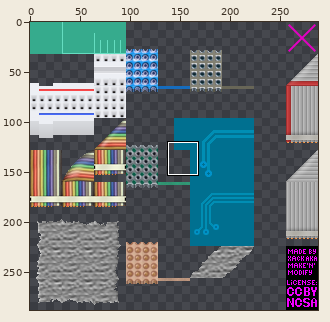
Edited in one commit: sprite sheet (src/tiles/floor_gaffa.png). Above: a wide view before the commit, with the close-up outlined.
Close-up. First the earlier version:
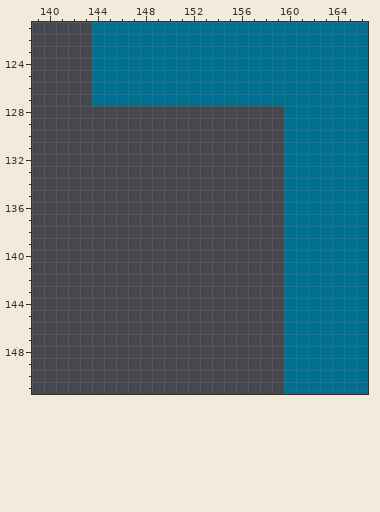
The file is 288x288 pixels. Shown: x 139..166, y 121..151. The commit also changed other parts of the picture, which this record leaves out.
After:
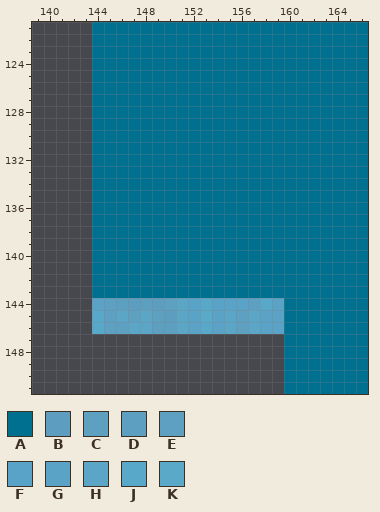
Palette (. is transparent): A #007090  B #5d9dbf  C #5da0bf  D #5c9fc1  E #5da0c2  F #59a2c8  G #5ba3c6  H #5ba6c6  J #58a8ca  K #5aa9c9
What changed:
@@ x 139..166 @@
 127 .....AAAAAAAAAAAAAAAAAAAAAAA
-128 .....................AAAAAAA
-129 .....................AAAAAAA
-130 .....................AAAAAAA
-131 .....................AAAAAAA
-132 .....................AAAAAAA
-133 .....................AAAAAAA
-134 .....................AAAAAAA
-135 .....................AAAAAAA
-136 .....................AAAAAAA
-137 .....................AAAAAAA
-138 .....................AAAAAAA
-139 .....................AAAAAAA
-140 .....................AAAAAAA
-141 .....................AAAAAAA
-142 .....................AAAAAAA
-143 .....................AAAAAAA
-144 .....................AAAAAAA
-145 .....................AAAAAAA
-146 .....................AAAAAAA
+128 .....AAAAAAAAAAAAAAAAAAAAAAA
+129 .....AAAAAAAAAAAAAAAAAAAAAAA
+130 .....AAAAAAAAAAAAAAAAAAAAAAA
+131 .....AAAAAAAAAAAAAAAAAAAAAAA
+132 .....AAAAAAAAAAAAAAAAAAAAAAA
+133 .....AAAAAAAAAAAAAAAAAAAAAAA
+134 .....AAAAAAAAAAAAAAAAAAAAAAA
+135 .....AAAAAAAAAAAAAAAAAAAAAAA
+136 .....AAAAAAAAAAAAAAAAAAAAAAA
+137 .....AAAAAAAAAAAAAAAAAAAAAAA
+138 .....AAAAAAAAAAAAAAAAAAAAAAA
+139 .....AAAAAAAAAAAAAAAAAAAAAAA
+140 .....AAAAAAAAAAAAAAAAAAAAAAA
+141 .....AAAAAAAAAAAAAAAAAAAAAAA
+142 .....AAAAAAAAAAAAAAAAAAAAAAA
+143 .....AAAAAAAAAAAAAAAAAAAAAAA
+144 .....GEDBDBCHFJFGFEJGAAAAAAA
+145 .....JEHCHCBHGKGHEHGGAAAAAAA
+146 .....JEEHHDDHGJGHCHFGAAAAAAA
 147 .....................AAAAAAA
Boxes around the changes in both close-ups, in picture pixels (x1, y1, x2, y2):
added: (92, 106, 284, 334)
